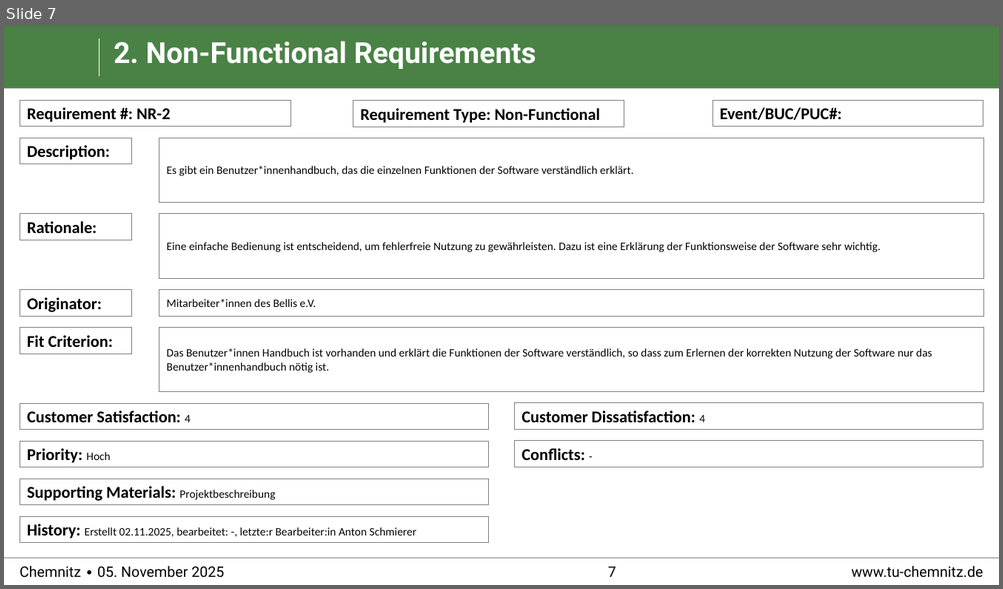
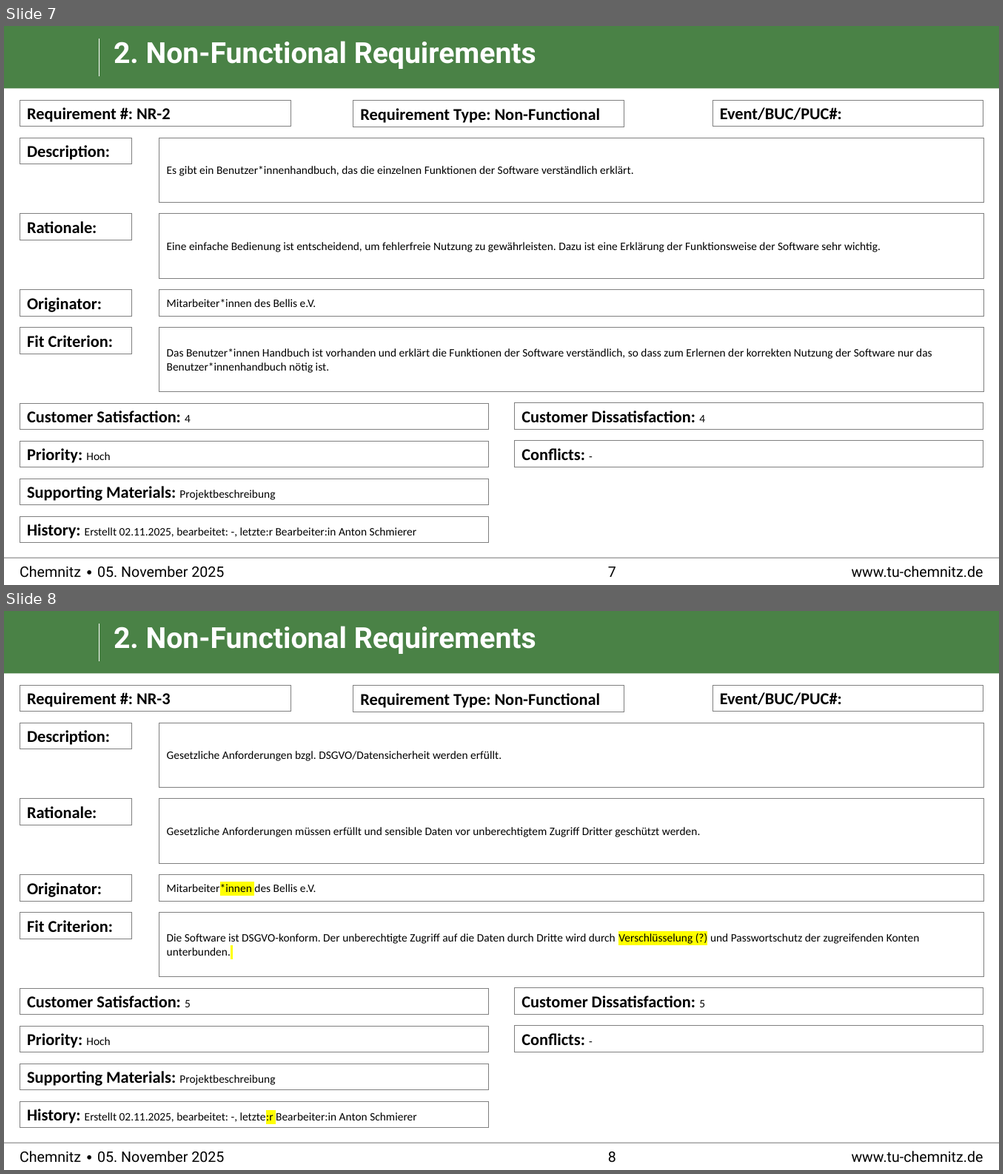
Before and after one commit to cojuwon/Praktikum-Softwareengineering-TU-Chemnitz, a slide deck: requirements/Snow_Cards.pptx. Shown one above the other, each under a label of ours: slide 7 before the commit, slides 7 and 8 after it. The pictures are 1003x589 and 1003x1174 pixels, drawn with LibreOffice and Linux fonts; fonts in the diff are those of the drawing; background and template pictures are left out. Boxes give left, top, right and bottom in pixels: in the first picture for what was removed or moved away, otherwise in the second. Text is boxed around its words. In the diff, an @@ line names an element or a change of style, - is before the commit and + after.

```diff
--- a/requirements/Snow_Cards.pptx
+++ b/requirements/Snow_Cards.pptx
@@ slide 8 added at (4,611,999,1170), background #FFFFFF; not listed: 6 template elements that a slide beside it also shows @@
@@ title added at (114,626,536,654), 28 pt, text #FFFFFF, bold @@
+2. Non-Functional Requirements
@@ rectangle added at (20,685,290,711), fill #FFFFFF, outline #7F7F7F 0.5 pt, 16 pt, text #000000, bold @@
+Requirement #: NR-3
@@ rectangle added at (353,686,624,712), fill #FFFFFF, outline #7F7F7F 0.5 pt, 16 pt, text #000000, bold @@
+Requirement Type: Non-Functional
@@ rectangle added at (712,685,983,711), fill #FFFFFF, outline #7F7F7F 0.5 pt, 16 pt, text #000000, bold @@
+Event/BUC/PUC#:
@@ rectangle added at (20,723,131,749), fill #FFFFFF, outline #7F7F7F 0.5 pt, 16 pt, text #000000, bold @@
+Description:
@@ rectangle added at (159,723,983,788), fill #FFFFFF, outline #7F7F7F 0.5 pt, 11 pt, text #000000 @@
+Gesetzliche Anforderungen bzgl. DSGVO/Datensicherheit werden erfüllt.
@@ rectangle added at (20,799,131,825), fill #FFFFFF, outline #7F7F7F 0.5 pt, 16 pt, text #000000, bold @@
+Rationale:
@@ rectangle added at (159,799,983,864), fill #FFFFFF, outline #7F7F7F 0.5 pt, 11 pt, text #000000 @@
+Gesetzliche Anforderungen müssen erfüllt und sensible Daten vor unberechtigtem Zugriff Dritter geschützt werden.
@@ rectangle added at (20,874,131,900), fill #FFFFFF, outline #7F7F7F 0.5 pt, 16 pt, text #000000, bold @@
+Originator:
@@ rectangle added at (159,874,983,900), fill #FFFFFF, outline #7F7F7F 0.5 pt, 11 pt, text #000000 @@
+Mitarbeiter*innen des Bellis e.V.
@@ rectangle added at (20,912,131,939), fill #FFFFFF, outline #7F7F7F 0.5 pt, 16 pt, text #000000, bold @@
+Fit Criterion:
@@ rectangle added at (159,912,983,977), fill #FFFFFF, outline #7F7F7F 0.5 pt, 11 pt, text #000000 @@
+Die Software ist DSGVO-konform. Der unberechtigte Zugriff auf die Daten durch Dritte wird durch Verschlüsselung (?) und Passwortschutz der zugreifenden Konten unterbunden.
@@ rectangle added at (20,988,488,1014), fill #FFFFFF, outline #7F7F7F 0.5 pt, 16 pt, text #000000, bold @@
+Customer Satisfaction: 5
@@ rectangle added at (515,988,983,1014), fill #FFFFFF, outline #7F7F7F 0.5 pt, 16 pt, text #000000, bold @@
+Customer Dissatisfaction: 5
@@ rectangle added at (20,1026,488,1052), fill #FFFFFF, outline #7F7F7F 0.5 pt, 16 pt, text #000000, bold @@
+Priority: Hoch
@@ rectangle added at (515,1026,983,1052), fill #FFFFFF, outline #7F7F7F 0.5 pt, 16 pt, text #000000, bold @@
+Conflicts: -
@@ rectangle added at (20,1064,488,1090), fill #FFFFFF, outline #7F7F7F 0.5 pt, 16 pt, text #000000, bold @@
+Supporting Materials: Projektbeschreibung
@@ rectangle added at (20,1102,488,1128), fill #FFFFFF, outline #7F7F7F 0.5 pt, 11 pt, text #000000 @@
+History: Erstellt 02.11.2025, bearbeitet: -, letzte:r Bearbeiter:in Anton Schmierer
```
